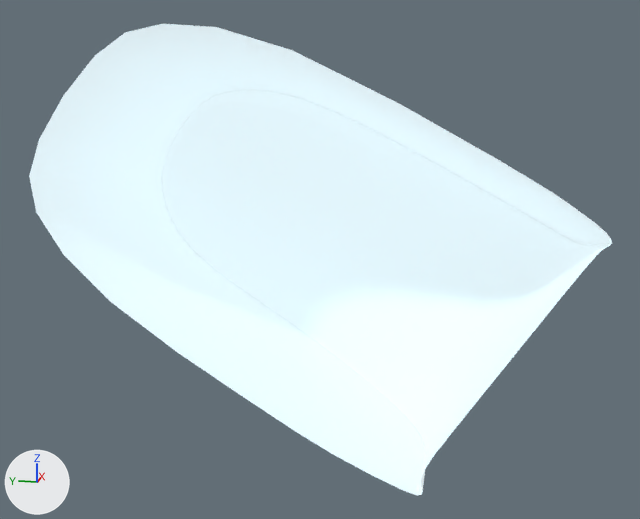
The FBX model interface/resources/meshes/controller/touch/touch_r_bumper.fbx as it was, and as the next commit left it.
The view is the same before and after, from a camera (50 mm lens) standing at (-0.0414, 0.016, -0.0178) and looking at (-0.0003, 0.0242, -0.0281). The lights are fixed; the arrows at lower left show +X, +Y and +Z.

Objects in the first picture: 'main_trigger_PLY.000'.
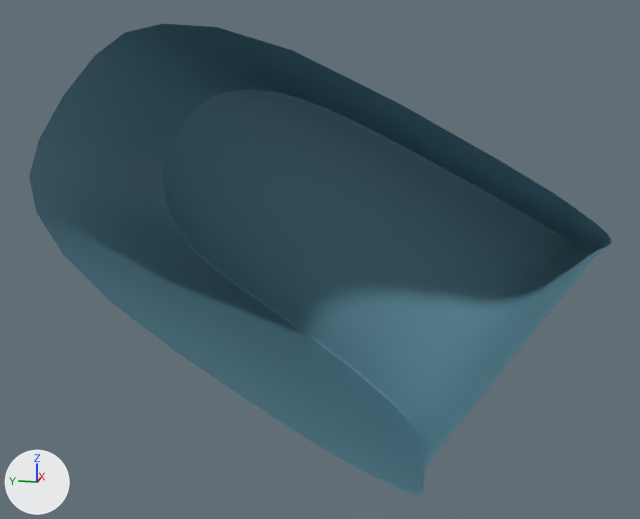
What differs and where, as boxes (x1, y1, x2, y2) in the pictures (640 x 519 px):
'main_trigger_PLY.000', surface changed (white to cyan)
    both: (29, 24, 612, 496)

What changed in the scene script:
```text
Change img_r_controller_highlight_dif_jpg:
    img_r_controller_highlight_dif_jpg: load_image('R_controller-highlight_DIF.jpg', '_unpacked/R_controller-highlight_DIF.jpg', 768, 768, 'Non-Color') -> load_image('R_controller-highlight_DIF.jpg', '_unpacked/R_controller-highlight_DIF.jpg', 768, 768, 'sRGB')
Change mat_highlight:
    remove n3 = _N.new('ShaderNodeTexImage'); n3.name = 'Image Texture.001'
    remove n3.image = img_r_controller_highlight_dif_jpg
    where n0 = _N.new('ShaderNodeBsdfPrincipled'); n0.name = 'Principled BSDF'
    remove _L.new(n3.outputs[0], n0.inputs[28])  # 'Color' to 'Emission Strength'
```
